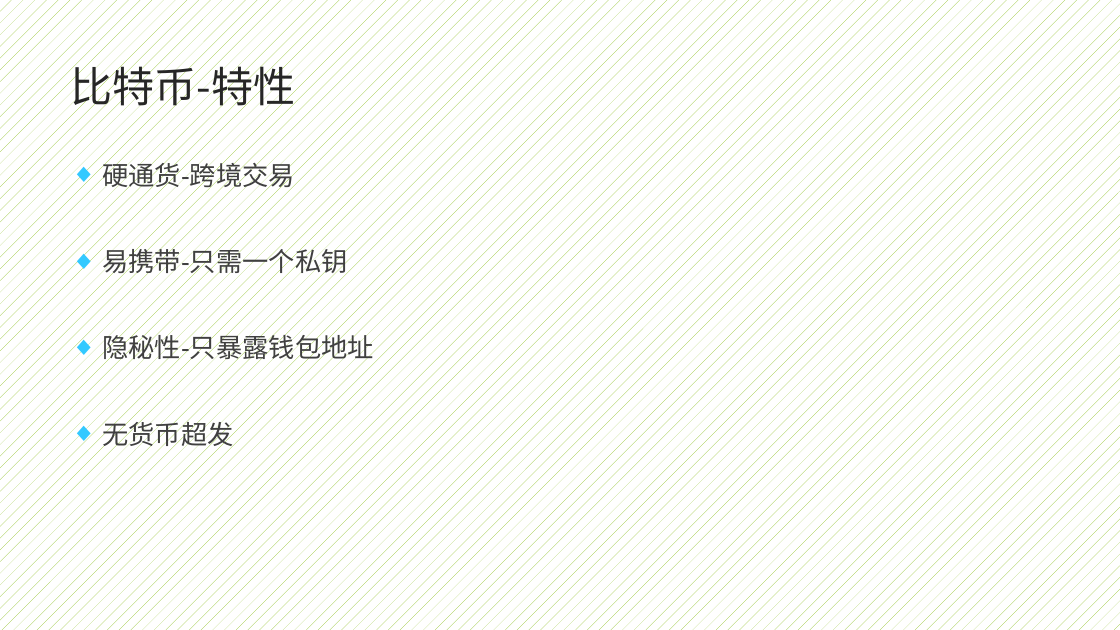
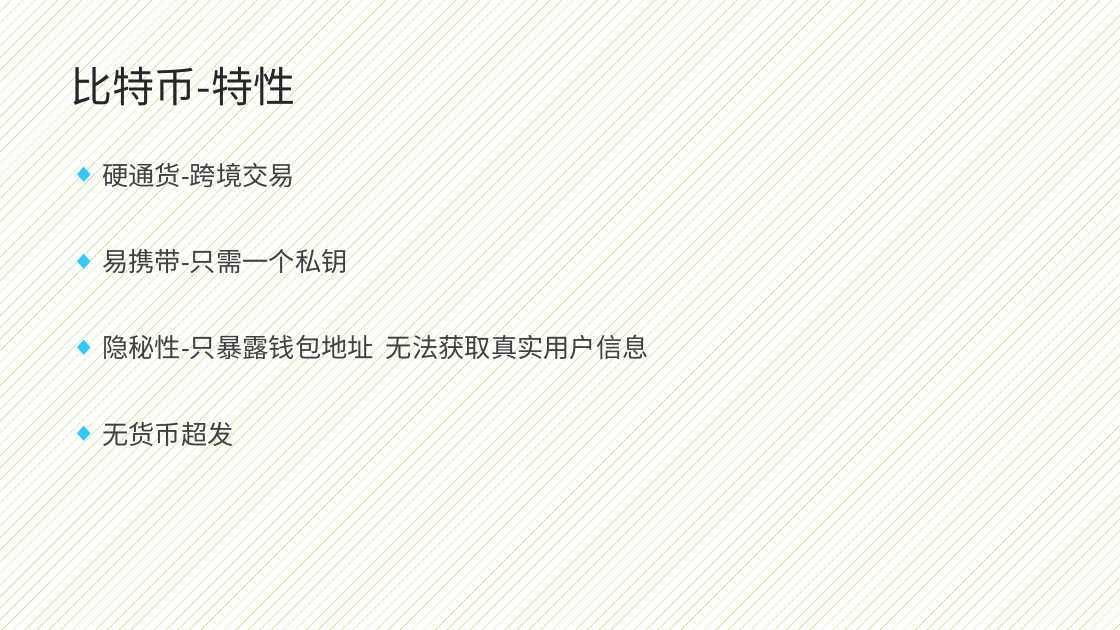
Before and after one commit to 291850336asd/LearnTest, a slide deck: slide 5 of doc/比特币区块链/比特币与区块链原理.pptx. Drawn at 1120x630 pixels with LibreOffice and Linux fonts; fonts in the diff are those of the drawing. Boxes give left, top, right and bottom in pixels: in the first picture for what was removed or moved away, otherwise in the second. Text is boxed around its words. In the diff, an @@ line names an element or a change of style, - is before the commit and + after.

```diff
--- a/doc/比特币区块链/比特币与区块链原理.pptx
+++ b/doc/比特币区块链/比特币与区块链原理.pptx
@@ text at <box>102,330,649,364</box>: text changed @@
-◆ 隐秘性-只暴露钱包地址
+◆ 隐秘性-只暴露钱包地址 无法获取真实用户信息
```
Also in this commit, not shown: 3 other files.
